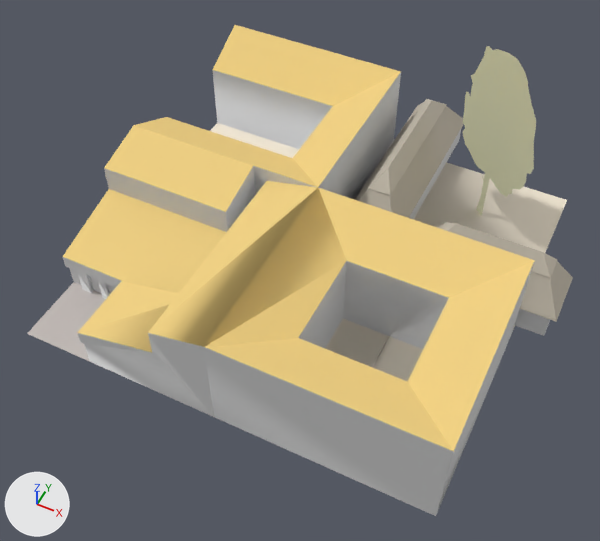
One commit to the OBJ model assets/stl_export/212r.obj: the scene before it, then after it.
Both versions are drawn from a 50 mm lens placed at (17.6, -38.0, 45.9), pointed at (0.5, -3.8, 3.1). The lights are fixed; the arrows at lower left show +X, +Y and +Z. The older version comes first. Where no turn or scale is listed for an object, it has been applied to the vertices. Vertices at exactly the same position are counted once.

The older version as bpy lines, for what is in view:
```python
mat_cortyard = principled_material('cortyard')
mat_cortyard.base_color = (0.878, 0.792, 0.651)  # pale yellow #f1e6d3
mat_cortyard.roughness = 1.0
mat_material = principled_material('Material')
mat_material.base_color = (0.878, 0.639, 0.224)  # yellow #f1d182
mat_material.roughness = 1.0
mat_straw = principled_material('straw')
mat_straw.base_color = (0.569, 0.514, 0.42)  # light grey #c7bead
mat_straw.roughness = 1.0
me_212r = bpy.data.meshes.new('212r')
me_212r.from_pydata(...)  # 216 vertices, 360 faces; spans x -15.0..17.5, y -15.0..18.4, z 0.0..14.4
# faces by material slot: [6, 33, 199, 36, 68, 18]
me_212r.materials.append(mat_cortyard)  # pale yellow #f1e6d3
me_212r.materials.append(mat_material)  # yellow #f1d182
me_212r.materials.append(mat_default)  # light grey #dadada
me_212r.materials.append(mat_straw)  # light grey #c7bead
me_212r.materials.append(mat_w)  # beige #e2e2bc
me_212r.materials.append(mat_road)  # light grey #c2bab6
# before: 22 (11.0, -4.0, 6.0) at pixel (448, 297), 24 (6.0, -4.0, 6.0) at pixel (375, 271), 25 (4.0, -4.0, 6.0) at pixel (346, 260), 26 (11.0, -11.0, 6.0) at pixel (407, 381), 29 (4.0, -11.0, 6.0) at pixel (298, 337)
ob_212r = bpy.data.objects.new('212r', me_212r)
ob_212r.location = (0.0, 0.0, 0.0)
```
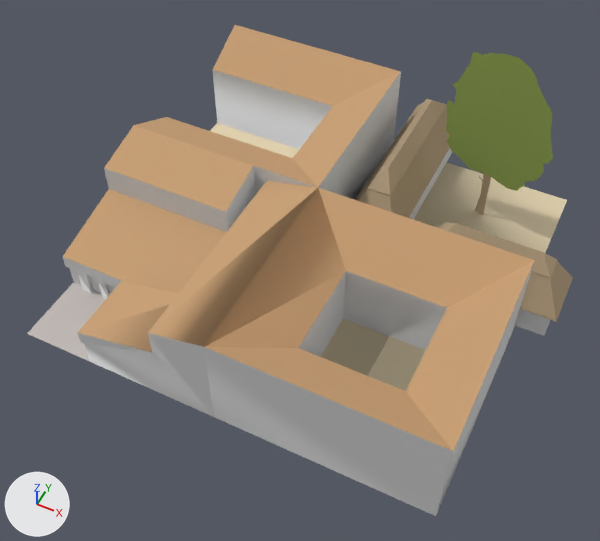
Edits to the bpy script that builds the scene:
```text
Change mat_cortyard:
    mat_cortyard.base_color: (0.878, 0.792, 0.651) -> (0.757, 0.639, 0.427)  # pale yellow #f1e6d3 -> beige #e2d1af
Change mat_material:
    mat_material.base_color: (0.878, 0.639, 0.224) -> (0.577, 0.349, 0.176)  # yellow #f1d182 -> brown #c89f74
Change mat_straw:
    mat_straw.base_color: (0.569, 0.514, 0.42) -> (0.447, 0.333, 0.204)  # light grey #c7bead -> beige #b29c7d
Add mat_tree:
    mat_tree = principled_material('tree')
    mat_tree.base_color = (0.294, 0.4, 0.0902)  # green #94aa55
    mat_tree.roughness = 1.0
Change me_212r:
    where me_212r.from_pydata(...)  # 216 vertices, 360 faces; spans x -15.0..17.5, y -15.0..18.4, z 0.0..14.4
    used by ob_212r; location = (0.0, 0.0, 0.0)
    me_212r part 1: 67 of 216 vertices moved; they spanned x 5.8..12.6, y 7.6..13.2, z 0.0..14.4 and now span x 4.9..13.5, y 9.3..11.5, z 0.0..14.4; mean shift (-0.1, -0.1, 0.0); largest move (8.8, 10.7, 0.0) -> (11.2, 9.9, 13.1)
    me_212r part 2
    add for i in [22, 24, 25, 26, 29]: me_212r.vertices[i].co += Vector((0.0, 0.0, -1.0))
    me_212r part 3: 5 faces spanning x 8.3..9.4, y 10.4..10.6, z 0.0..3.9 switch from mat_w (beige #e2e2bc) to mat_straw (beige #b29c7d)
    me_212r part 4: 21 faces spanning x 4.9..13.5, y 9.3..11.5, z 3.7..14.4 switch from mat_w (beige #e2e2bc) to mat_tree (green #94aa55)
```

What differs and where, as boxes (x1, y1, x2, y2) in the pictures (600 x 541 px; the box of a moved part takes in the faces that stretch with it):
'212r', recoloured, reshaped
    both: (27, 25, 573, 516)
part 1 of me_212r, moved or reshaped
    before: (463, 46, 535, 216)
    after: (447, 52, 552, 215)
part 2 of me_212r, moved or reshaped
    both: (205, 188, 535, 452)
part 3 of me_212r, recoloured
    before: (462, 132, 510, 196)
    after: (475, 174, 486, 214)
part 4 of me_212r, recoloured
    before: (464, 47, 536, 211)
    after: (446, 53, 553, 191)
